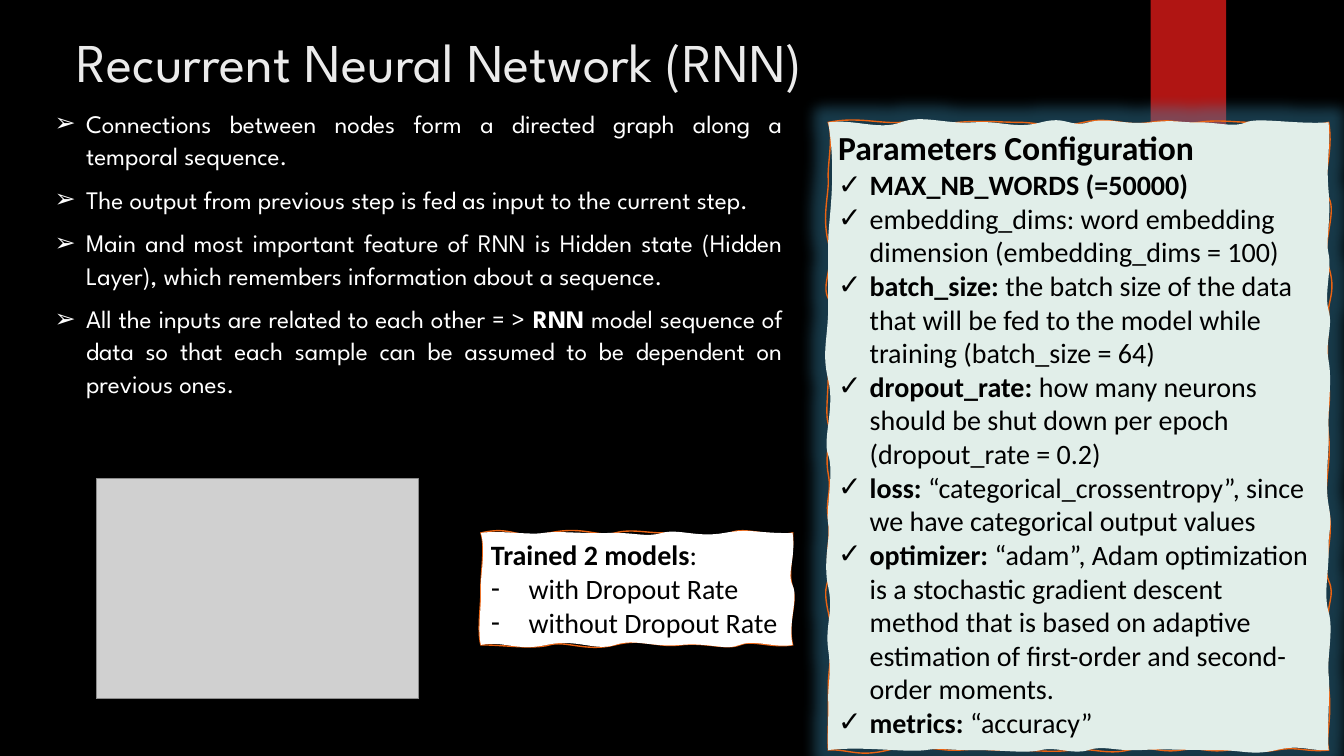
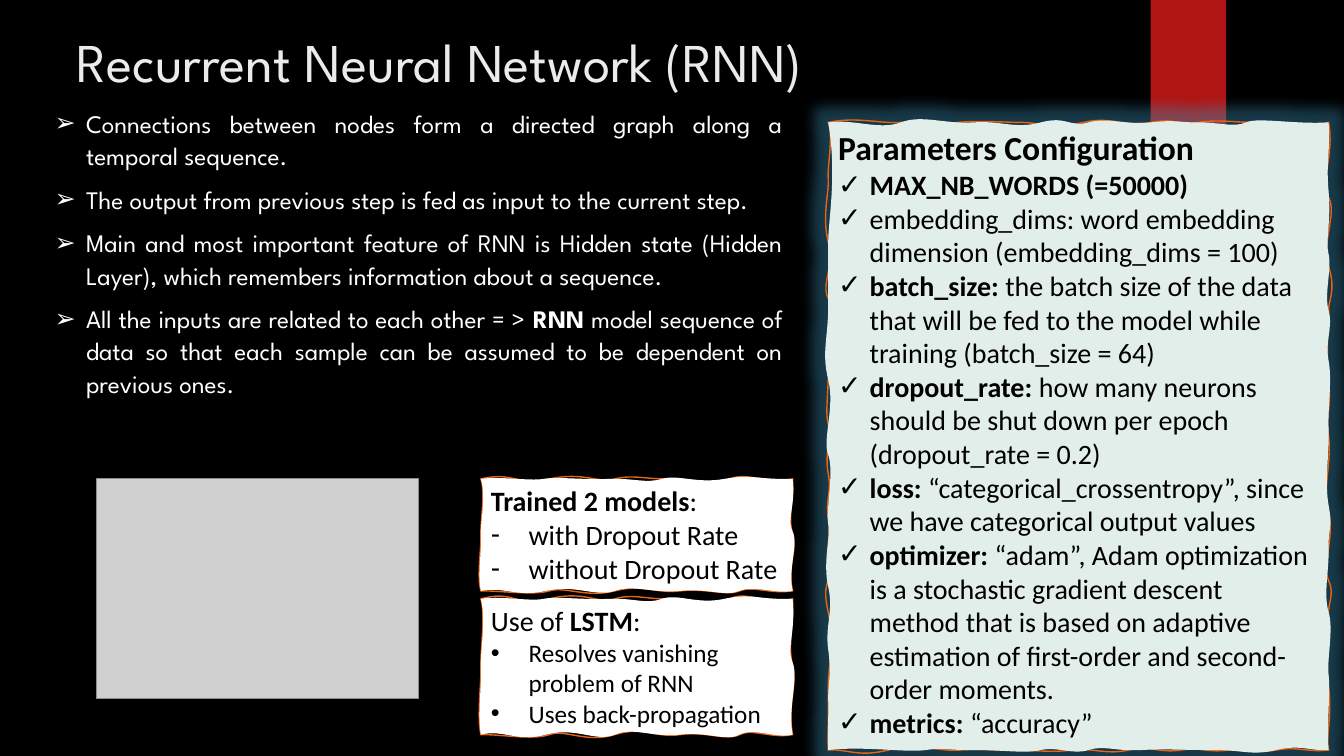
Before and after one commit to petrou1991/MachineLearning_Assignment, a slide deck: slide 14 of ML&CA.pptx. Drawn at 1344x756 pixels with LibreOffice and Linux fonts; fonts in the diff are those of the drawing; grey boxes stand for pictures; background and template pictures are left out. Boxes give left, top, right and bottom in pixels: in the first picture for what was removed or moved away, otherwise in the second. Text is boxed around its words. In the diff, an @@ line names an element or a change of style, - is before the commit and + after.

Commit message:
Update ML&CA.pptx
updated presentation

```diff
--- a/ML&CA.pptx
+++ b/ML&CA.pptx
@@ freeform shape "Trained 2 models:": place and size @@
-freeform shape "Trained 2 models:" at (481,533,792,645)
+freeform shape "Trained 2 models:" at (481,479,792,591)
@@ freeform shape added at (481,599,792,735), fill #FFFFFF, outline #EA6312 1 pt, 18 pt, text #000000 @@
+Use of LSTM:
+• Resolves vanishing problem of RNN
+• Uses back-propagation
```
Also in this commit, not shown: 1 other slide changed, 1 slide added, 1 slide removed.
